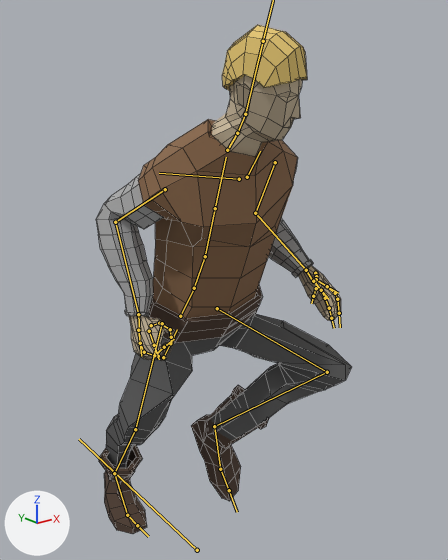
An edit to the FBX model Unity Project 1/Assets/Models/Player/Player.fbx, drawn before and after from the same camera.
The view is the same before and after, from a 50 mm lens placed at (-1.046, -2.116, 1.546), pointed at (0.129, -0.647, 0.958). Every picture has the same lights, and +X, +Y and +Z are marked at lower left. Both versions are drawn at frame 6 of the action 'rig|Run-Sword'; the numbers are the values there. The bones that bend it are drawn over the model as lines. Mesh edges are drawn as thin lines.

In view in the first picture: 'male.006', 'male.007', 'male.008', 'male.009', 'male.010', 'male.011'.
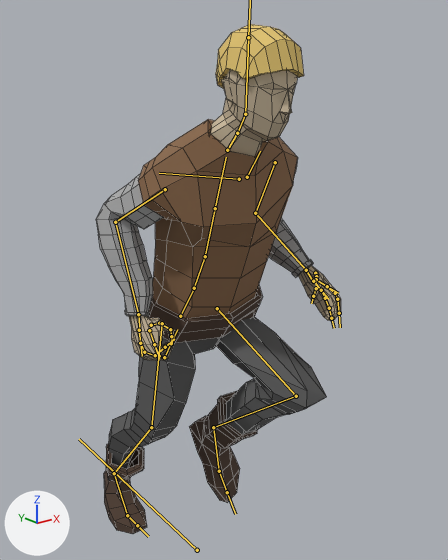
Changed parts and their boxes (x1, y1, x2, y2) in the pictures (448 x 560 px):
'male.007', posed (11% narrower)
    before: (106, 312, 352, 481)
    after: (107, 317, 327, 481)
'male.006', posed
    before: (129, 75, 341, 361)
    after: (129, 69, 341, 360)
'male.009', posed (10% narrower)
    before: (99, 385, 269, 534)
    after: (104, 391, 257, 534)
'male.011', posed
    before: (222, 25, 307, 91)
    after: (216, 24, 304, 88)
bone 'DEF-head', root to tip
    before: (245, 114) to (263, 41)
    after: (245, 114) to (248, 37)
bone 'DEF-thigh.L', root to tip
    before: (217, 308) to (327, 372)
    after: (217, 308) to (296, 396)
bone 'DEF-shin.L', root to tip
    before: (327, 372) to (214, 426)
    after: (296, 396) to (213, 427)
bone 'DEF-foot.L', root to tip
    before: (214, 426) to (220, 469)
    after: (213, 427) to (219, 471)
bone 'DEF-thigh.R', root to tip
    before: (162, 323) to (135, 429)
    after: (162, 323) to (151, 427)
bone 'DEF-shin.R', root to tip
    before: (135, 429) to (114, 473)
    after: (151, 427) to (114, 473)

Edits to the bpy script that builds the scene:
```text
Change bone_def_neck:
    where bone_def_neck = bpy.data.objects['rig'].pose.bones['DEF-neck']  # child of 'DEF-spine.004'
    bone_def_neck.rotation_quaternion: (0.981, 0.0, 0.194, 0.0) -> (1.0, 0.0, 0.0, 0.0)  # degrees (0, 22, 0) -> degrees (0, 0, 0)
Change bone_def_head:
    where bone_def_head = bpy.data.objects['rig'].pose.bones['DEF-head']  # child of 'DEF-neck'
    bone_def_head.rotation_quaternion: (0.987, 0.012, 0.156, -0.034) -> (0.988, -0.15, -0.043, -0.007)  # degrees (1, 18, -4) -> degrees (-17, -5, 0)
Change bone_def_thigh_l:
    where bone_def_thigh_l = bpy.data.objects['rig'].pose.bones['DEF-thigh.L']  # child of 'DEF-spine'
    bone_def_thigh_l.rotation_quaternion: (0.799, -0.53, 0.0, -0.285) -> (0.766, -0.642, 0.0, 0.02)  # degrees (-63, -18, -29) -> degrees (-80, 2, 2)
Change bone_def_shin_l:
    where bone_def_shin_l = bpy.data.objects['rig'].pose.bones['DEF-shin.L']  # child of 'DEF-thigh.L'
    bone_def_shin_l.rotation_quaternion: (0.548, 0.757, -0.137, 0.329) -> (0.586, 0.809, -0.021, 0.05)  # degrees (104, -40, 12) -> degrees (108, -6, 1)
Change bone_def_foot_l:
    where bone_def_foot_l = bpy.data.objects['rig'].pose.bones['DEF-foot.L']  # child of 'DEF-shin.L'
    bone_def_foot_l.rotation_quaternion: (0.947, 0.029, 0.318, -0.015) -> (0.997, 0.04, 0.046, -0.055)  # degrees (3, 37, -1) -> degrees (4, 6, -6)
    bone_def_foot_l.scale: (0.99, 0.99, 1.02) -> (0.98, 0.99, 1.03)
Change bone_def_thigh_r:
    where bone_def_thigh_r = bpy.data.objects['rig'].pose.bones['DEF-thigh.R']  # child of 'DEF-spine'
    bone_def_thigh_r.rotation_quaternion: (1.0, 0.013, 0.0, 0.009) -> (0.998, -0.005, 0.0, -0.055)  # degrees (2, 0, 1) -> degrees (-1, 0, -6)
Change bone_def_shin_r:
    where bone_def_shin_r = bpy.data.objects['rig'].pose.bones['DEF-shin.R']  # child of 'DEF-thigh.R'
    bone_def_shin_r.rotation_quaternion: (0.958, 0.126, 0.242, -0.091) -> (0.991, 0.131, 0.01, -0.004)  # degrees (13, 29, -7) -> degrees (15, 1, 0)
Change bone_def_foot_r:
    where bone_def_foot_r = bpy.data.objects['rig'].pose.bones['DEF-foot.R']  # child of 'DEF-shin.R'
    bone_def_foot_r.rotation_quaternion: (0.957, -0.104, -0.177, -0.203) -> (0.992, -0.119, -0.049, 0.019)  # degrees (-8, -22, -22) -> degrees (-14, -5, 3)
```
